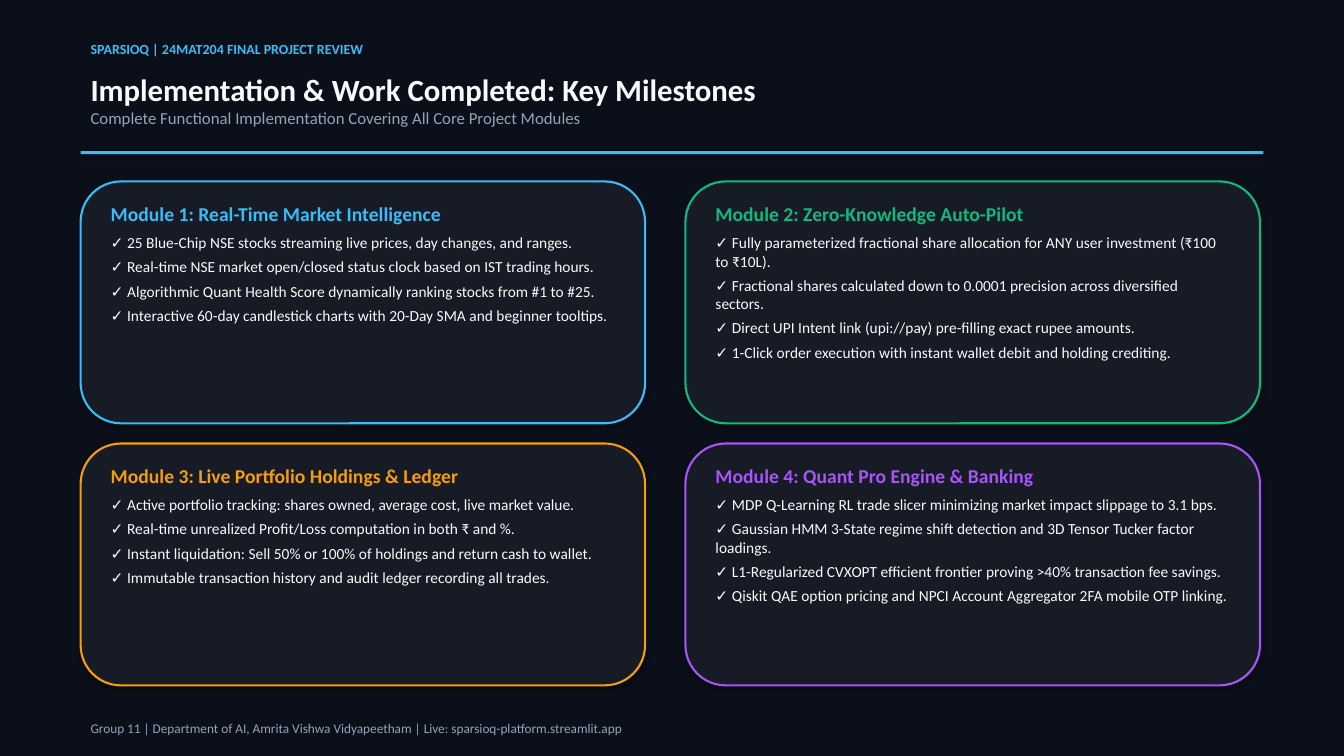
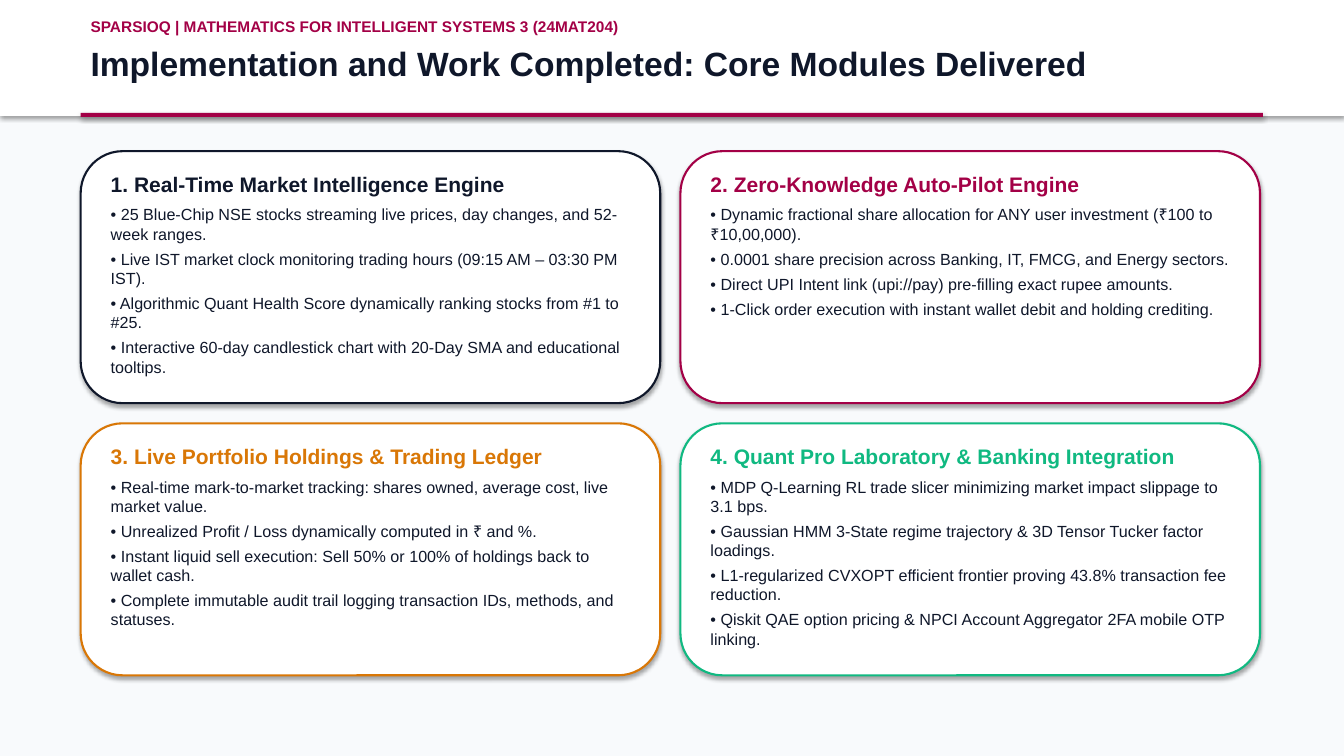
Before and after one commit to mhalsa-aine/SparsioQ-Platform, a slide deck: slide 8 of SparsioQ_Final_Project_Review_Presentation.pptx (slide 9 before the commit). Drawn at 1344x756 pixels with LibreOffice and Linux fonts; fonts in the diff are those of the drawing. Boxes give left, top, right and bottom in pixels: in the first picture for what was removed or moved away, otherwise in the second. Text is boxed around its words. In the diff, an @@ line names an element or a change of style, - is before the commit and + after.

```diff
--- a/SparsioQ_Final_Project_Review_Presentation.pptx
+++ b/SparsioQ_Final_Project_Review_Presentation.pptx
@@ rectangle at (0,0,1344,756): fill #0B0F19 to #F8FAFC @@
@@ rectangle added at (0,0,1344,116), fill #FFFFFF @@
@@ text at (91,21,618,35): text changed; size 10 to 11 pt; font Calibri to Arial; text colour #38BDF8 to #A30046 @@
-SPARSIOQ | 24MAT204 FINAL PROJECT REVIEW
+SPARSIOQ | MATHEMATICS FOR INTELLIGENT SYSTEMS 3 (24MAT204)
@@ text at (91,51,1086,83): text changed; size 12 to 24 pt; font Calibri to Arial; text colour #94A3B8 to #0F172A; bold on @@
-Implementation & Work Completed: Key Milestones
-Complete Functional Implementation Covering All Core Project Modules
+Implementation and Work Completed: Core Modules Delivered
@@ rectangle: place and size @@
-rectangle at (81,151,1263,154)
+rectangle at (81,113,1263,117)
@@ rectangle at (81,113,1263,117): fill #38BDF8 to #A30046 @@
@@ rounded rectangle: place and size @@
-rounded rectangle at (81,181,645,423)
+rounded rectangle at (81,151,660,403)
@@ rounded rectangle at (81,151,660,403): fill #161B26 to #FFFFFF; outline #38BDF8 1.5 pt to #0F172A 1.5 pt @@
@@ text at (111,176,619,376): text changed; size 11 to 11.5 pt; font Calibri to Arial; text colour #F8FAFC to #0F172A @@
-Module 1: Real-Time Market Intelligence
-✓ 25 Blue-Chip NSE stocks streaming live prices, day changes, and ranges.
-✓ Real-time NSE market open/closed status clock based on IST trading hours.
-✓ Algorithmic Quant Health Score dynamically ranking stocks from #1 to #25.
-✓ Interactive 60-day candlestick charts with 20-Day SMA and beginner tooltips.
+1. Real-Time Market Intelligence Engine
+• 25 Blue-Chip NSE stocks streaming live prices, day changes, and 52-week ranges.
+• Live IST market clock monitoring trading hours (09:15 AM – 03:30 PM IST).
+• Algorithmic Quant Health Score dynamically ranking stocks from #1 to #25.
+• Interactive 60-day candlestick chart with 20-Day SMA and educational tooltips.
@@ rounded rectangle: place and size @@
-rounded rectangle at (686,181,1260,423)
+rounded rectangle at (681,151,1260,403)
@@ rounded rectangle at (681,151,1260,403): fill #161B26 to #FFFFFF; outline #10B981 1.5 pt to #A30046 1.5 pt @@
@@ text at (710,176,1228,294): text changed; size 11 to 11.5 pt; font Calibri to Arial; text colour #F8FAFC to #0F172A @@
-Module 2: Zero-Knowledge Auto-Pilot
-✓ Fully parameterized fractional share allocation for ANY user investment (₹100 to ₹10L).
-✓ Fractional shares calculated down to 0.0001 precision across diversified sectors.
-✓ Direct UPI Intent link (upi://pay) pre-filling exact rupee amounts.
-✓ 1-Click order execution with instant wallet debit and holding crediting.
+2. Zero-Knowledge Auto-Pilot Engine
+• Dynamic fractional share allocation for ANY user investment (₹100 to ₹10,00,000).
+• 0.0001 share precision across Banking, IT, FMCG, and Energy sectors.
+• Direct UPI Intent link (upi://pay) pre-filling exact rupee amounts.
+• 1-Click order execution with instant wallet debit and holding crediting.
@@ rounded rectangle: place and size @@
-rounded rectangle at (81,444,645,686)
+rounded rectangle at (81,423,660,676)
@@ rounded rectangle at (81,423,660,676): fill #161B26 to #FFFFFF; outline #F59E0B 1.5 pt to #D97706 1.5 pt @@
@@ text at (111,448,614,625): text changed; size 11 to 11.5 pt; font Calibri to Arial; text colour #F8FAFC to #0F172A @@
-Module 3: Live Portfolio Holdings & Ledger
-✓ Active portfolio tracking: shares owned, average cost, live market value.
-✓ Real-time unrealized Profit/Loss computation in both ₹ and %.
-✓ Instant liquidation: Sell 50% or 100% of holdings and return cash to wallet.
-✓ Immutable transaction history and audit ledger recording all trades.
+3. Live Portfolio Holdings & Trading Ledger
+• Real-time mark-to-market tracking: shares owned, average cost, live market value.
+• Unrealized Profit / Loss dynamically computed in ₹ and %.
+• Instant liquid sell execution: Sell 50% or 100% of holdings back to wallet cash.
+• Complete immutable audit trail logging transaction IDs, methods, and statuses.
@@ rounded rectangle: place and size @@
-rounded rectangle at (686,444,1260,686)
+rounded rectangle at (681,423,1260,676)
@@ rounded rectangle at (681,423,1260,676): fill #161B26 to #FFFFFF; outline #A855F7 1.5 pt to #10B981 1.5 pt @@
@@ text at (710,448,1226,649): text changed; size 11 to 11.5 pt; font Calibri to Arial; text colour #F8FAFC to #0F172A @@
-Module 4: Quant Pro Engine & Banking
-✓ MDP Q-Learning RL trade slicer minimizing market impact slippage to 3.1 bps.
-✓ Gaussian HMM 3-State regime shift detection and 3D Tensor Tucker factor loadings.
-✓ L1-Regularized CVXOPT efficient frontier proving >40% transaction fee savings.
-✓ Qiskit QAE option pricing and NPCI Account Aggregator 2FA mobile OTP linking.
+4. Quant Pro Laboratory & Banking Integration
+• MDP Q-Learning RL trade slicer minimizing market impact slippage to 3.1 bps.
+• Gaussian HMM 3-State regime trajectory & 3D Tensor Tucker factor loadings.
+• L1-regularized CVXOPT efficient frontier proving 43.8% transaction fee reduction.
+• Qiskit QAE option pricing & NPCI Account Aggregator 2FA mobile OTP linking.
@@ text removed at (91,724,621,735) @@
-Group 11 | Department of AI, Amrita Vishwa Vidyapeetham | Live: sparsioq-platform.streamlit.app
```
Also in this commit, not shown: 9 other slides changed, 3 slides added, 8 slides removed.
